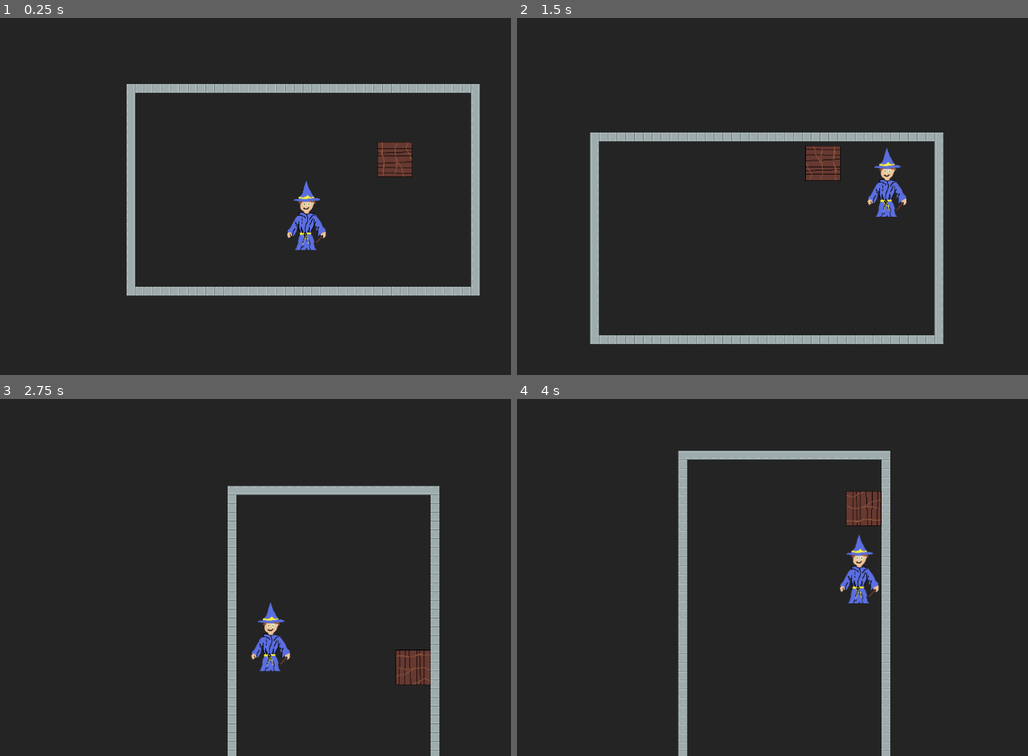
Above: before the commit, frames 1-4 (two rows, left to right).
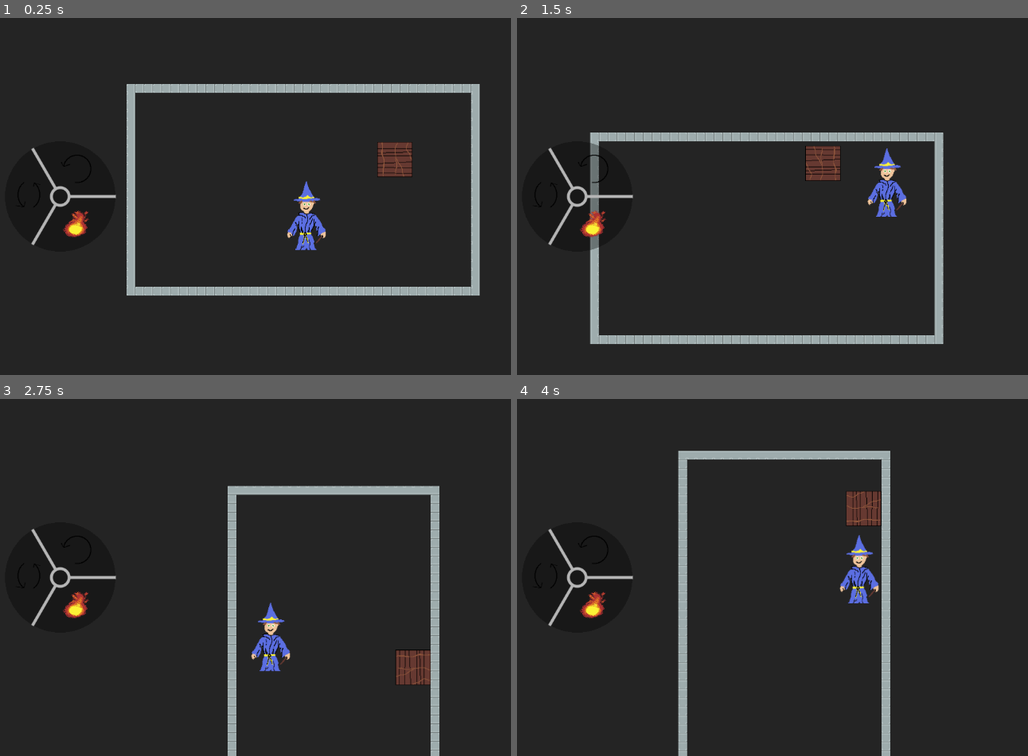
Above: after the commit, the same moments.

Repository: JoRdAnB421/godot_wizard_puzzle_game
Game: Godot game, scene res://Scenes/level1.tscn
The game is run twice, just before and just after one commit, with the same random seed, the same clock (stepped at 60 frames per second) and the same inputs. This scene is started directly instead of the project's main scene.
Inputs:
- Up to frame 1 (0.25 s): no input
- Up to frame 2 (1.5 s): hold D (move_right) from 0.53 s (still down); tap E (cast_spell) at 0.6, 1.35 s; tap Space (jump) at 0.77 s
- Up to frame 3 (2.75 s): tap Space (jump) at 1.52 s; release D (move_right) at 2.03 s; hold A (move_left) from 2.03 s (still down); tap E (cast_spell) at 2.1 s
- Up to frame 4 (4 s): release A (move_left) at 2.78 s; hold D (move_right) from 2.78 s (still down); tap E (cast_spell) at 2.85, 3.6 s; tap Space (jump) at 3.02, 3.77 s

The runs differ from the first frame. In frame 1, 0.7% of the frame differs, in the area x 3-23%, y 36-64%; in frame 2, 1.0%, in the area x 3-23%, y 34-66%; in frame 3, 0.7%; in frame 4, 0.7%.

Commit message:
making a basic selection wheel UI for available spells

Diff:
--- /dev/null
+++ b/Scenes/UI.tscn
@@ -0,0 +1,10 @@
+[gd_scene load_steps=2 format=3 uid="uid://cr0b1w0k5dfe2"]
+
+[ext_resource type="PackedScene" uid="uid://d1c4cn10j8xw1" path="res://Scenes/selection_wheel.tscn" id="1_w371h"]
+
+[node name="UI" type="CanvasLayer"]
+layer = 10
+
+[node name="SelectionWheel" parent="." instance=ExtResource("1_w371h")]
+bkg_color = Color(0, 0, 0, 0.33333334)
+line_color = Color(0.71212965, 0.7121293, 0.71212935, 1)
--- a/Scenes/level1.tscn
+++ b/Scenes/level1.tscn
@@ -1,8 +1,9 @@
-[gd_scene load_steps=6 format=4 uid="uid://dhbdk4326770t"]
+[gd_scene load_steps=7 format=4 uid="uid://dhbdk4326770t"]
 
 [ext_resource type="PackedScene" uid="uid://s8ocfyx8kqrl" path="res://Scenes/player.tscn" id="1_c5erv"]
 [ext_resource type="Texture2D" uid="uid://cdsuuj1j1p1wj" path="res://Tilemaps/roguelikeDungeon_transparent.png" id="2_lyd6k"]
 [ext_resource type="PackedScene" uid="uid://b3jg7ktpfx6yx" path="res://Scenes/box.tscn" id="3_y4dr7"]
+[ext_resource type="PackedScene" uid="uid://cr0b1w0k5dfe2" path="res://Scenes/UI.tscn" id="4_lyd6k"]
 
 [sub_resource type="TileSetAtlasSource" id="TileSetAtlasSource_jv6wh"]
 texture = ExtResource("2_lyd6k")
@@ -252,3 +253,5 @@
 position = Vector2(726, 216)
 collision_layer = 2
 collision_mask = 3
+
+[node name="UI" parent="." instance=ExtResource("4_lyd6k")]
--- /dev/null
+++ b/Scenes/selection_wheel.tscn
@@ -0,0 +1,50 @@
+[gd_scene load_steps=8 format=3 uid="uid://d1c4cn10j8xw1"]
+
+[ext_resource type="Script" uid="uid://bg1ku2wlxhokl" path="res://Scripts/selection_wheel.gd" id="1_w8kca"]
+[ext_resource type="Script" uid="uid://bwjw4y67581ke" path="res://Scripts/spell_options.gd" id="2_5eg7p"]
+[ext_resource type="Texture2D" uid="uid://c7a73nioscel4" path="res://Art/spell_symbols.png" id="3_l5p0e"]
+
+[sub_resource type="AtlasTexture" id="AtlasTexture_a61fs"]
+atlas = ExtResource("3_l5p0e")
+region = Rect2(0, 0, 32, 32)
+script = ExtResource("2_5eg7p")
+name = "None"
+metadata/_custom_type_script = "uid://bwjw4y67581ke"
+
+[sub_resource type="AtlasTexture" id="AtlasTexture_hux7u"]
+atlas = ExtResource("3_l5p0e")
+region = Rect2(0, 30, 70, 70)
+script = ExtResource("2_5eg7p")
+name = "Rotation"
+metadata/_custom_type_script = "uid://bwjw4y67581ke"
+
+[sub_resource type="AtlasTexture" id="AtlasTexture_l5p0e"]
+atlas = ExtResource("3_l5p0e")
+region = Rect2(84, 15, 70, 115)
+script = ExtResource("2_5eg7p")
+name = "Flipper"
+metadata/_custom_type_script = "uid://bwjw4y67581ke"
+
+[sub_resource type="AtlasTexture" id="AtlasTexture_ull34"]
+atlas = ExtResource("3_l5p0e")
+region = Rect2(180, 0, 76, 122.5)
+script = ExtResource("2_5eg7p")
+metadata/_custom_type_script = "uid://bwjw4y67581ke"
+
+[node name="SelectionWheel" type="Control"]
+layout_mode = 3
+anchors_preset = 8
+anchor_left = 0.5
+anchor_top = 0.5
+anchor_right = 0.5
+anchor_bottom = 0.5
+offset_left = -451.0
+offset_right = -451.0
+grow_horizontal = 2
+grow_vertical = 2
+script = ExtResource("1_w8kca")
+bkg_color = Color(0.1728327, 0.17283267, 0.17283267, 1)
+line_color = Color(0.96035105, 0.96035105, 0.96035093, 1)
+outer_radii = 100
+inner_radii = 16
+options = Array[ExtResource("2_5eg7p")]([SubResource("AtlasTexture_a61fs"), SubResource("AtlasTexture_hux7u"), SubResource("AtlasTexture_l5p0e"), SubResource("AtlasTexture_ull34")])
--- /dev/null
+++ b/Scripts/selection_wheel.gd
@@ -0,0 +1,59 @@
+@tool
+extends Control
+
+const SPRITE_SIZE = Vector2(56,56)
+
+@export var bkg_color: Color
+@export var line_color: Color
+
+@export var outer_radii : int = 256
+@export var inner_radii : int = 64
+@export var line_width  : int = 4
+@export var options : Array[SpellOption]
+
+
+func _draw() -> void:
+	var offset = SPRITE_SIZE / -2
+
+	draw_circle(Vector2.ZERO, outer_radii, bkg_color)
+	draw_arc(Vector2.ZERO, inner_radii, 0, TAU, 128, line_color, line_width, true)
+
+	if len(options) >= 3:
+
+		# Draw separator lines
+		for i in range(len(options)-1):
+			var rads = TAU * i /((len(options)-1))
+			var point = Vector2.from_angle(rads)
+			draw_line(
+				point*inner_radii,
+				point*outer_radii,
+				line_color,
+				line_width,
+				true
+			)
+
+	draw_texture_rect_region(
+		options[0].atlas,
+		Rect2(offset, SPRITE_SIZE),
+		options[0].region
+	)
+
+	for j in range(1, len(options)):
+		var start_rads = (TAU * (j-1)) / (len(options)-1)
+		var end_rads = (TAU * (j)) / (len(options)-1)
+		var mid_rad = (start_rads + end_rads) / 2.0 * -1
+		var radii_mid = (inner_radii + outer_radii) / 2.0
+
+		var draw_pos = radii_mid * Vector2.from_angle(mid_rad) + offset
+
+		draw_texture_rect_region(
+			options[j].atlas,
+			Rect2(draw_pos, SPRITE_SIZE),
+			options[j].region
+		)
+
+		## ADD a draw_string here
+
+
+func _process(_delta: float) -> void:
+	queue_redraw()
--- /dev/null
+++ b/Scripts/spell_options.gd
@@ -0,0 +1,4 @@
+extends AtlasTexture
+class_name SpellOption
+
+@export var name = ""
Binary file added: Art/spell_symbols.aseprite
Binary file added: Art/spell_symbols.png
Not shown, added: Scripts/selection_wheel.gd.uid
Not shown, added: Scripts/spell_options.gd.uid
